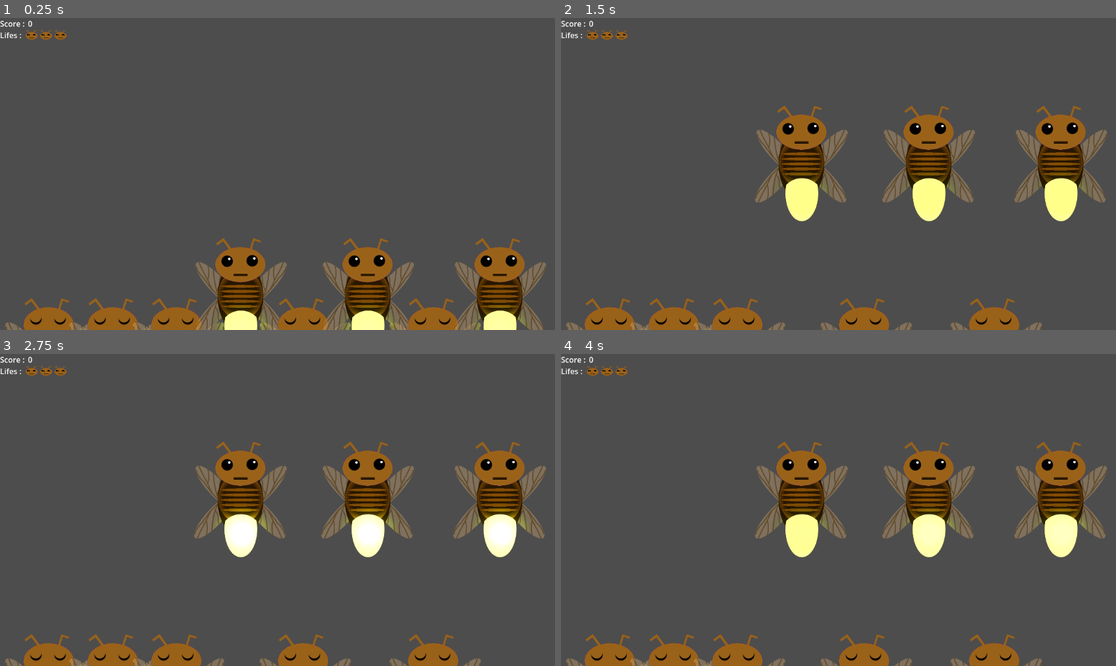
Above: before the commit, frames 1-4 (two rows, left to right).
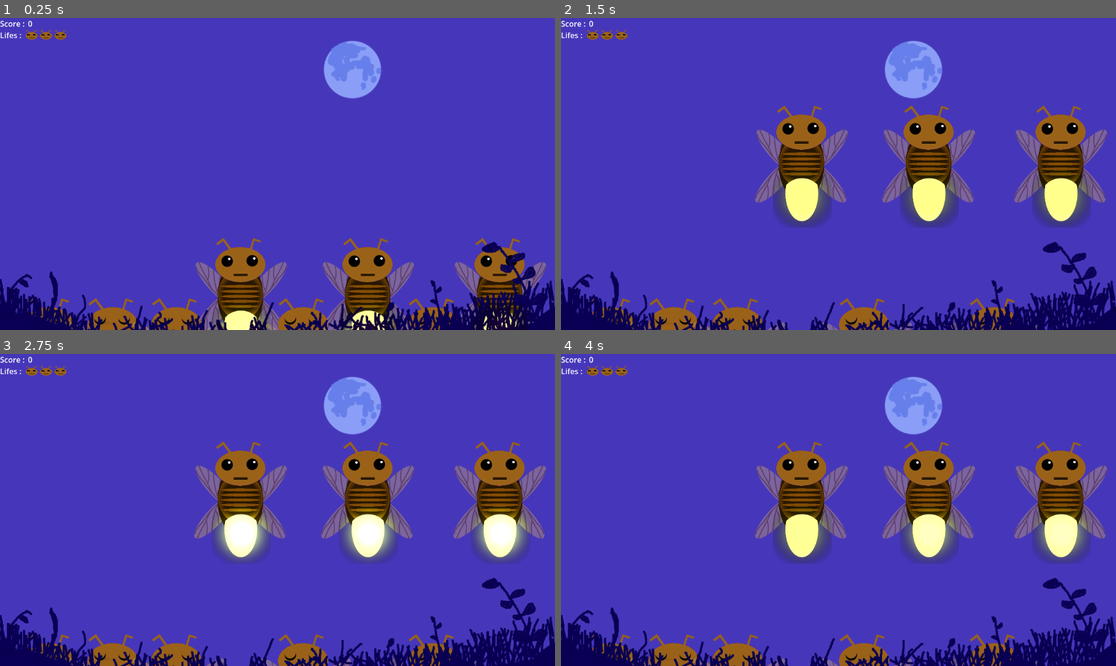
Above: after the commit, the same moments.

Repository: Kaijiro/ld56
Game: Godot game, scene res://scenes/ld_56.tscn
Two runs of this game, one before a commit and one after it. Both use one fixed random seed, a clock stepped at 60 frames per second and the inputs below. Sound files missing from this copy of the repository are replaced by a short silence.
Inputs (mouse positions are in pixels of both pictures, inside the frame that each line leads up to):
- Up to frame 1 (0.25 s): no input
- Up to frame 2 (1.5 s): move the mouse to (799, 239) at 0.52 s; click (799, 239) at 0.6 s; move the mouse to (927, 167) at 1.27 s; click (927, 167) at 1.35 s
- Up to frame 3 (2.75 s): move the mouse to (499, 503) at 2.02 s; click (499, 503) at 2.1 s
- Up to frame 4 (4 s): move the mouse to (810, 572) at 2.77 s; click (810, 572) at 2.85 s; move the mouse to (1005, 556) at 3.52 s; click (1005, 556) at 3.6 s

The runs differ from the first frame. In frame 1, 94% of the frame differs, in the area x 0-100%, y 0-100%; in frame 2, 91%; in frame 3, 91%; in frame 4, 91%.

Commit message:
Basic background

Diff:
--- a/scenes/ld_56.tscn
+++ b/scenes/ld_56.tscn
@@ -1,7 +1,8 @@
-[gd_scene load_steps=14 format=3 uid="uid://bo47qdmdnvd1v"]
+[gd_scene load_steps=16 format=3 uid="uid://bo47qdmdnvd1v"]
 
 [ext_resource type="PackedScene" uid="uid://ba2wt0cwplpt0" path="res://scenes/firefly.tscn" id="1_84c6k"]
 [ext_resource type="Script" path="res://scripts/sequencer.gd" id="1_ea7qu"]
+[ext_resource type="Texture2D" uid="uid://c3sag02gtlcdn" path="res://assets/Decor/background.png" id="2_kbfrn"]
 [ext_resource type="AudioStream" uid="uid://emtxggmvc655" path="res://assets/sounds/bah.mp3" id="3_ir64s"]
 [ext_resource type="AudioStream" uid="uid://dbvdpd6ivqyk8" path="res://assets/sounds/bleh.mp3" id="4_rlsal"]
 [ext_resource type="AudioStream" uid="uid://d3irjfh5vh7mt" path="res://assets/sounds/dong.mp3" id="5_0a1n4"]
@@ -12,10 +13,16 @@
 [ext_resource type="AudioStream" uid="uid://dd4opnl5e42xe" path="res://assets/sounds/wizz.mp3" id="10_1vffv"]
 [ext_resource type="Script" path="res://scripts/ui_manager.gd" id="11_mf5cl"]
 [ext_resource type="Texture2D" uid="uid://dllvvmg7ykfbk" path="res://assets/head_happy.png" id="12_s5mw6"]
+[ext_resource type="Texture2D" uid="uid://duuf8v7y0gtut" path="res://assets/Decor/foreground.png" id="12_w8ykc"]
 [ext_resource type="Texture2D" uid="uid://dbpbohtue36uv" path="res://assets/head_oops.png" id="12_xkipq"]
 
 [node name="LD56" type="Node2D"]
 script = ExtResource("1_ea7qu")
+
+[node name="Background" type="Sprite2D" parent="."]
+position = Vector2(573, 323)
+scale = Vector2(0.905556, 0.905556)
+texture = ExtResource("2_kbfrn")
 
 [node name="Firefly" parent="." instance=ExtResource("1_84c6k")]
 position = Vector2(-31, 550)
@@ -65,6 +72,11 @@
 id = 8
 note = ExtResource("10_1vffv")
 
+[node name="Foreground" type="Sprite2D" parent="."]
+position = Vector2(574.778, 322)
+scale = Vector2(0.905556, 0.905556)
+texture = ExtResource("12_w8ykc")
+
 [node name="UI" type="Node" parent="."]
 script = ExtResource("11_mf5cl")
 unhappy_face = ExtResource("12_xkipq")
Binary file added: assets/Decor/background.png
Not shown, added: assets/Decor/background.png.import
Binary file added: assets/Decor/foreground.png
Not shown, added: assets/Decor/foreground.png.import
